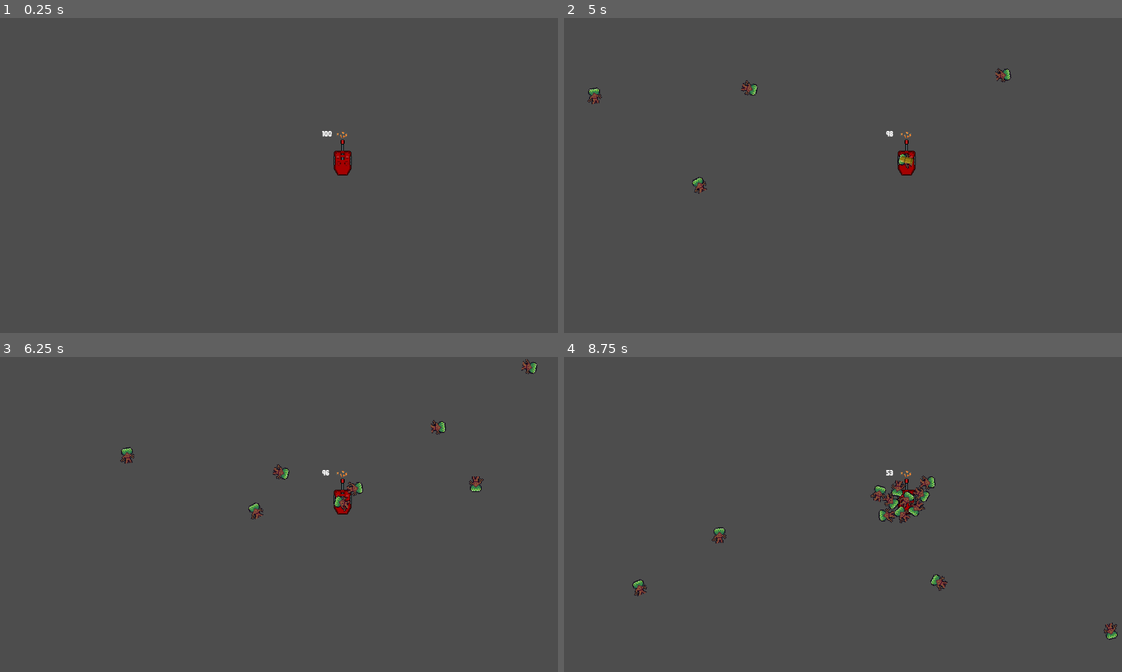
Above: before the commit, frames 1-4 (two rows, left to right).
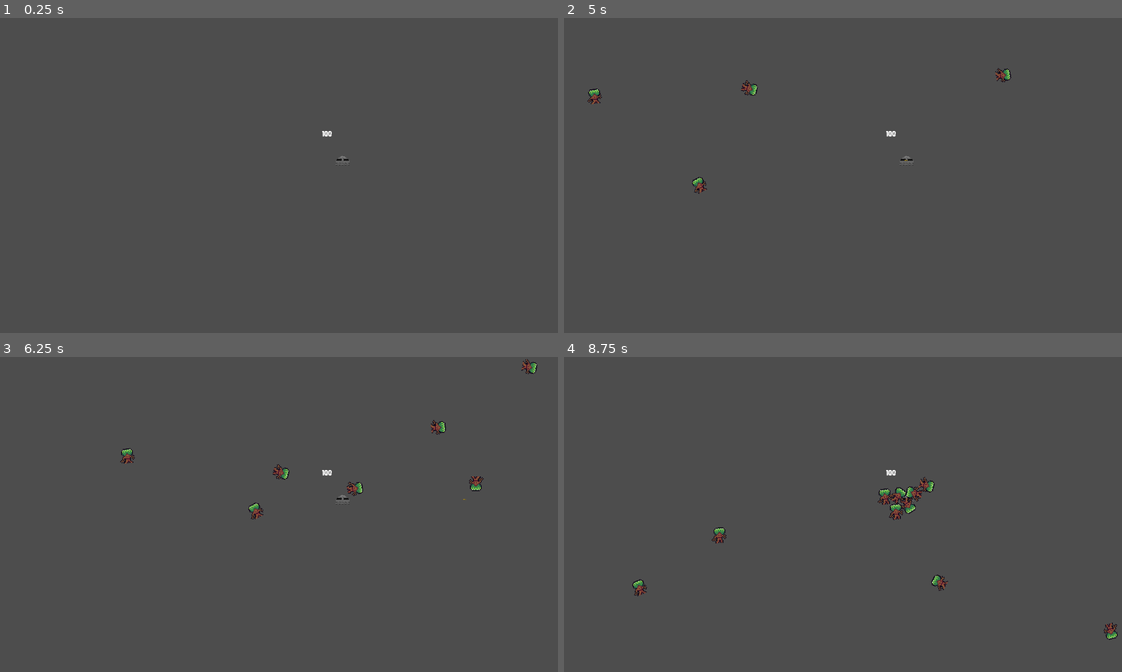
Above: after the commit, the same moments.

Repository: lewis785/ludum-dare-53
Game: Godot game, scene res://scenes/davids_scene.tscn
Same seed, same stepped clock (60 frames per second), same inputs: the game is played once before the commit and once after it. This scene is started directly instead of the project's main scene.
Inputs:
- Up to frame 1 (0.25 s): no input
- Up to frame 2 (5 s): tap Enter at 0.5, 2 s; hold Right (ui_right) 0.53-1.28 s; hold S (camera_down) 0.53-1.28 s; tap Space at 1.25 s; hold Left (ui_left) 1.28-2.03 s; tap A (camera_left) at 1.35, 4.35 s; hold D (camera_right) 2.03-2.78 s; hold Right (ui_right) 2.03-3.53 s; tap W (camera_up) at 2.85 s; hold S (camera_down) 3.53-4.28 s; hold Left (ui_left) from 3.53 s (still down)
- Up to frame 3 (6.25 s): hold D (camera_right) 5.03-5.78 s; release Left (ui_left) at 5.78 s; hold Right (ui_right) from 5.78 s (still down); tap W (camera_up) at 5.85 s
- Up to frame 4 (8.75 s): hold S (camera_down) 6.53-7.28 s; tap A (camera_left) at 7.35 s; release Right (ui_right) at 8.03 s; hold Left (ui_left) from 8.03 s (still down); hold D (camera_right) from 8.03 s (still down)

The runs differ from the first frame. In frame 1, 0.3% of the frame differs, in the area x 59-64%, y 36-50%; in frame 2, 0.4%; in frame 3, 0.4%; in frame 4, 1.0%, in the area x 54-69%, y 35-74%.
Error after the commit: Invalid access to property or key 'damage' on a base object of type 'previously freed'. (res://scenes/structure/structure.gd:106)

Commit message:
feat: add town/tower assets

Diff:
--- a/scenes/projectile/projectile.gd
+++ b/scenes/projectile/projectile.gd
@@ -1,15 +1,20 @@
 class_name Projectile extends Area2D
 
-@export var projectile_speed: int = 100
+@export var projectile_speed: int = 1000
+var _animated_sprite
 
+var signal_bus
 
 # Called when the node enters the scene tree for the first time.
 func _ready():
+	signal_bus = get_node("/root/SignalBus")
+	_animated_sprite = $AnimatedSprite2D
 	pass # Replace with function body.
 
 
 # Called every frame. 'delta' is the elapsed time since the previous frame.
 func _physics_process(delta):
+	_animated_sprite.play()
 	var direction = Vector2.RIGHT.rotated(rotation)
 	global_position += projectile_speed * direction * delta
 	pass
@@ -19,7 +24,7 @@
 
 
 func _on_body_entered(body):
-	SignalBus.emit_signal("do_damage", body)
+	signal_bus.emit_signal("do_damage_to_enemy", body)
 	destroy()
 	pass # Replace with function body.
 
--- a/scenes/projectile/projectile.tscn
+++ b/scenes/projectile/projectile.tscn
@@ -54,20 +54,23 @@
 }]
 
 [sub_resource type="RectangleShape2D" id="RectangleShape2D_nku43"]
+size = Vector2(27, 12)
 
 [node name="projectile" type="Area2D" groups=["Projectiles"]]
+scale = Vector2(0.2, 0.2)
 script = ExtResource("1_yb7ur")
-projectile_speed = null
 
 [node name="AnimatedSprite2D" type="AnimatedSprite2D" parent="."]
 position = Vector2(0, 1)
 sprite_frames = SubResource("SpriteFrames_inwro")
 
 [node name="CollisionShape2D" type="CollisionShape2D" parent="."]
-position = Vector2(0, 1)
+position = Vector2(-0.5, 1)
 shape = SubResource("RectangleShape2D_nku43")
 
 [node name="VisibleOnScreenNotifier2D" type="VisibleOnScreenNotifier2D" parent="."]
+position = Vector2(-7.15256e-07, 1)
+scale = Vector2(1.4, 0.6)
 
 [connection signal="body_entered" from="." to="." method="_on_body_entered"]
 [connection signal="screen_exited" from="VisibleOnScreenNotifier2D" to="." method="_on_visible_on_screen_notifier_2d_screen_exited"]
--- a/scenes/structure/structure.gd
+++ b/scenes/structure/structure.gd
@@ -1,8 +1,14 @@
 class_name Structure extends Node2D
+
+enum structure_state{
+	town_bad,
+	town_good,
+	tower_good,
+	tower_bad
+	}
 
 @export var health: int = 100
 @export var owned: bool = true
-@export var supplies: int = 100
 @export var tick_threshold: float = 1
 @export var parent_name = 'spawn'
 @export var label: Label
@@ -10,6 +16,7 @@
 @export var structure_damage: int = 10
 @export var supplies_consumption: int = 1
 @export var range: float = 100
+@export var rate_of_fire: float = 1
 
 
 @export var projectile: PackedScene = preload("res://scenes/projectile/projectile.tscn")
@@ -17,15 +24,25 @@
 const supply_store = preload("res://scripts/supply_store.gd")
 
 var tick = false
+var can_fire = false
+var time_til_fire: float = 0
 var time_til_tick: float = 0
 var enemies: Array[RigidBody2D] = []
 var enemies_in_range: Array[RigidBody2D] = []
 var supply_store_instance
 var signal_bus
+var _animated_sprite: AnimatedSprite2D
 
 # Called when the node enters the scene tree for the first time.
 func _ready():
 	signal_bus = get_node("/root/SignalBus")
+	signal_bus.connect("do_damage_to_enemy", subtract_damage_from_enemies)
+
+
+	_animated_sprite = $StructureArea2D/AnimatedSprite2D
+	if is_tower and _animated_sprite:
+		_animated_sprite.frame = structure_state.tower_good
+
 	label = $StructureHealth
 	var range_shape: CollisionShape2D = $StructureArea2D/RangeArea2D/RangeCollisionShape2D
 	label.set_text(str(health))
@@ -38,6 +55,7 @@
 # Called every frame. 'delta' is the elapsed time since the previous frame.
 func _process(delta):
 	tick_manager(delta)
+	handle_fire_rate(delta)
 	state_manager()
 	pass
 
@@ -46,7 +64,7 @@
 	return owned
 
 func can_attack():
-	return is_tower and enemies_in_range.size() >= 0
+	return is_tower and enemies_in_range.size() >= 0 and can_fire
 
 func subtract_damage_from_health(damage):
 	health -= damage
@@ -58,19 +76,17 @@
 	time_til_tick = 0
 	tick = false
 
+func reset_fire():
+	time_til_fire = 0
+	can_fire = false
+
+
 func manage_ownership():
 	owned = false
 	signal_bus.emit_signal('update_ownership')
 
-func setup_connections():
-	var projectiles = get_tree().get_nodes_in_group("projectiles")
-	if projectiles.size() >= 0:
-		for projectile in projectiles:
-			print(123)
-			projectile.connect("do_damage", subtract_damage_from_enemies)
 
 func state_manager():
-
 	if health <= 0:
 		update_health_label(0)
 		manage_ownership()
@@ -79,14 +95,16 @@
 		if can_take_damage():
 			process_all_enemies_damage()
 			update_health_label(health)
-		if can_attack():
-			process_all_attacks()
 		reset_tick()
+	if can_attack():
+		process_all_attacks()
+		reset_fire()
 
 
 func process_all_enemies_damage():
 	for enemy in enemies:
-		subtract_damage_from_health(enemy.damage)
+		var damage = enemy.damage
+		subtract_damage_from_health(damage)
 
 func subtract_damage_from_enemies(enemy):
 	var current_enemy_name = enemy.name
@@ -113,24 +131,27 @@
 		fire_turret(enemy)
 		break
 
+func handle_fire_rate(delta):
+	time_til_fire += delta
+	if time_til_fire >= rate_of_fire:
+		can_fire = true
+	pass
+
 func tick_manager(delta):
 	time_til_tick += delta
 	if time_til_tick >= tick_threshold:
 		tick = true
 	pass
 
-
 func remove_enemy_from_array(enemy_name):
-	for i in range(enemies.size()):
-			if enemies[i].name == enemy_name:
-				enemies.remove_at(i)
-				return
+	var found_enemy = enemies.find(enemy_name)
+	enemies.remove_at(found_enemy)
+	enemies.sort()
 
 func remove_enemy_within_range_from_array(enemy_name):
-	for i in range(enemies_in_range.size()):
-			if enemies_in_range[i].name == enemy_name:
-				enemies_in_range.remove_at(i)
-				return
+	var found_enemy = enemies_in_range.find(enemy_name)
+	enemies_in_range.remove_at(found_enemy)
+	enemies_in_range.sort()
 
 func _on_structure_area_2d_body_entered(body):
 	var body_parent_name = body.get_parent().name
@@ -140,12 +161,7 @@
 
 
 func _on_structure_area_2d_body_exited(body):
-	var body_parent_name = body.get_parent().name
-	if str(body_parent_name).begins_with(parent_name):
-		for i in range(enemies.size()):
-			if enemies[i].name == body.name:
-				enemies.erase(i)
-	pass # Replace with function body.
+	remove_enemy_from_array(body.name)
 
 
 func _on_range_area_2d_body_entered(body):
@@ -156,14 +172,9 @@
 
 
 func _on_range_area_2d_body_exited(body):
-	var body_parent_name = body.get_parent().name
-	if str(body_parent_name).begins_with(parent_name):
-		for i in range(enemies_in_range.size()):
-			if enemies_in_range[i].name == body.name:
-				enemies_in_range.erase(i)
+	remove_enemy_within_range_from_array(body.name)
+	#if str(body_parent_name).begins_with(parent_name):
+	#	for i in range(enemies_in_range.size()):
+	#		if enemies_in_range[i].name == body.name:
+	#			enemies_in_range.erase(i)
 	pass # Replace with function body.
-
-
-func _on_do_damage():
-	print(123)
-	pass # Replace with function body.
--- a/scenes/structure/structure.tscn
+++ b/scenes/structure/structure.tscn
@@ -1,70 +1,45 @@
-[gd_scene load_steps=15 format=3 uid="uid://sd50xggadb4x"]
+[gd_scene load_steps=14 format=3 uid="uid://sd50xggadb4x"]
 
 [ext_resource type="Script" path="res://scenes/structure/structure.gd" id="1_lu5co"]
-[ext_resource type="Texture2D" uid="uid://du01wukscfhwe" path="res://assets/village/turret_01_mk1.png" id="2_t3pye"]
+[ext_resource type="Texture2D" uid="uid://d2drtgly02a7l" path="res://assets/village/good_town.png" id="2_ymwu0"]
 [ext_resource type="FontFile" uid="uid://d0nym5e6k1aje" path="res://fonts/dreadringer.ttf" id="3_6g6dh"]
+[ext_resource type="Texture2D" uid="uid://7hpnbnpn8wyx" path="res://assets/village/bad_town.png" id="3_jh6o1"]
+[ext_resource type="Texture2D" uid="uid://cqt6l860xjcg4" path="res://assets/village/bunker_good.png" id="4_45q1i"]
+[ext_resource type="Texture2D" uid="uid://dhsem2ddr6582" path="res://assets/village/bunker_bad.png" id="5_y2ael"]
 
 [sub_resource type="RectangleShape2D" id="RectangleShape2D_0drnf"]
 size = Vector2(83, 79)
 
-[sub_resource type="AtlasTexture" id="AtlasTexture_dwcnm"]
-atlas = ExtResource("2_t3pye")
-region = Rect2(0, 0, 128, 128)
+[sub_resource type="AtlasTexture" id="AtlasTexture_tk5bq"]
+atlas = ExtResource("2_ymwu0")
+region = Rect2(0, 0, 64, 64)
 
-[sub_resource type="AtlasTexture" id="AtlasTexture_ul5a8"]
-atlas = ExtResource("2_t3pye")
-region = Rect2(128, 0, 128, 128)
+[sub_resource type="AtlasTexture" id="AtlasTexture_740mu"]
+atlas = ExtResource("3_jh6o1")
+region = Rect2(0, 0, 64, 64)
 
-[sub_resource type="AtlasTexture" id="AtlasTexture_agfc8"]
-atlas = ExtResource("2_t3pye")
-region = Rect2(256, 0, 128, 128)
+[sub_resource type="AtlasTexture" id="AtlasTexture_gt183"]
+atlas = ExtResource("4_45q1i")
+region = Rect2(0, 0, 32, 32)
 
-[sub_resource type="AtlasTexture" id="AtlasTexture_cbr16"]
-atlas = ExtResource("2_t3pye")
-region = Rect2(384, 0, 128, 128)
-
-[sub_resource type="AtlasTexture" id="AtlasTexture_mu2p8"]
-atlas = ExtResource("2_t3pye")
-region = Rect2(512, 0, 128, 128)
-
-[sub_resource type="AtlasTexture" id="AtlasTexture_gy6rs"]
-atlas = ExtResource("2_t3pye")
-region = Rect2(640, 0, 128, 128)
-
-[sub_resource type="AtlasTexture" id="AtlasTexture_g7uyo"]
-atlas = ExtResource("2_t3pye")
-region = Rect2(768, 0, 128, 128)
-
-[sub_resource type="AtlasTexture" id="AtlasTexture_qjbq5"]
-atlas = ExtResource("2_t3pye")
-region = Rect2(896, 0, 128, 128)
+[sub_resource type="AtlasTexture" id="AtlasTexture_mqo13"]
+atlas = ExtResource("5_y2ael")
+region = Rect2(0, 0, 32, 32)
 
 [sub_resource type="SpriteFrames" id="SpriteFrames_d1qeo"]
 animations = [{
 "frames": [{
 "duration": 1.0,
-"texture": SubResource("AtlasTexture_dwcnm")
+"texture": SubResource("AtlasTexture_tk5bq")
 }, {
 "duration": 1.0,
-"texture": SubResource("AtlasTexture_ul5a8")
+"texture": SubResource("AtlasTexture_740mu")
 }, {
 "duration": 1.0,
-"texture": SubResource("AtlasTexture_agfc8")
+"texture": SubResource("AtlasTexture_gt183")
 }, {
 "duration": 1.0,
-"texture": SubResource("AtlasTexture_cbr16")
-}, {
-"duration": 1.0,
-"texture": SubResource("AtlasTexture_mu2p8")
-}, {
-"duration": 1.0,
-"texture": SubResource("AtlasTexture_gy6rs")
-}, {
-"duration": 1.0,
-"texture": SubResource("AtlasTexture_g7uyo")
-}, {
-"duration": 1.0,
-"texture": SubResource("AtlasTexture_qjbq5")
+"texture": SubResource("AtlasTexture_mqo13")
 }],
 "loop": true,
 "name": &"default",
@@ -76,6 +51,7 @@
 
 [node name="structure" type="Node2D"]
 script = ExtResource("1_lu5co")
+range = 500.0
 
 [node name="StructureArea2D" type="Area2D" parent="."]
 position = Vector2(1, 1)
@@ -89,7 +65,6 @@
 [node name="AnimatedSprite2D" type="AnimatedSprite2D" parent="StructureArea2D"]
 texture_filter = 1
 sprite_frames = SubResource("SpriteFrames_d1qeo")
-frame = 4
 frame_progress = 0.245583
 
 [node name="StructureHealth" type="Label" parent="."]
--- a/scripts/signal_bus.gd
+++ b/scripts/signal_bus.gd
@@ -1,6 +1,7 @@
 extends Node
 
 signal update_ownership
+signal do_damage_to_enemy
 
 # Called when the node enters the scene tree for the first time.
 func _ready():
Binary file added: assets/village/bad_town.png
Not shown, added: assets/village/bad_town.png.import
Binary file added: assets/village/bunker_bad.png
Not shown, added: assets/village/bunker_bad.png.import
Binary file added: assets/village/bunker_good.png
Not shown, added: assets/village/bunker_good.png.import
Binary file added: assets/village/good_town.png
Not shown, added: assets/village/good_town.png.import
Not shown, added: themes/one_dark.tet
